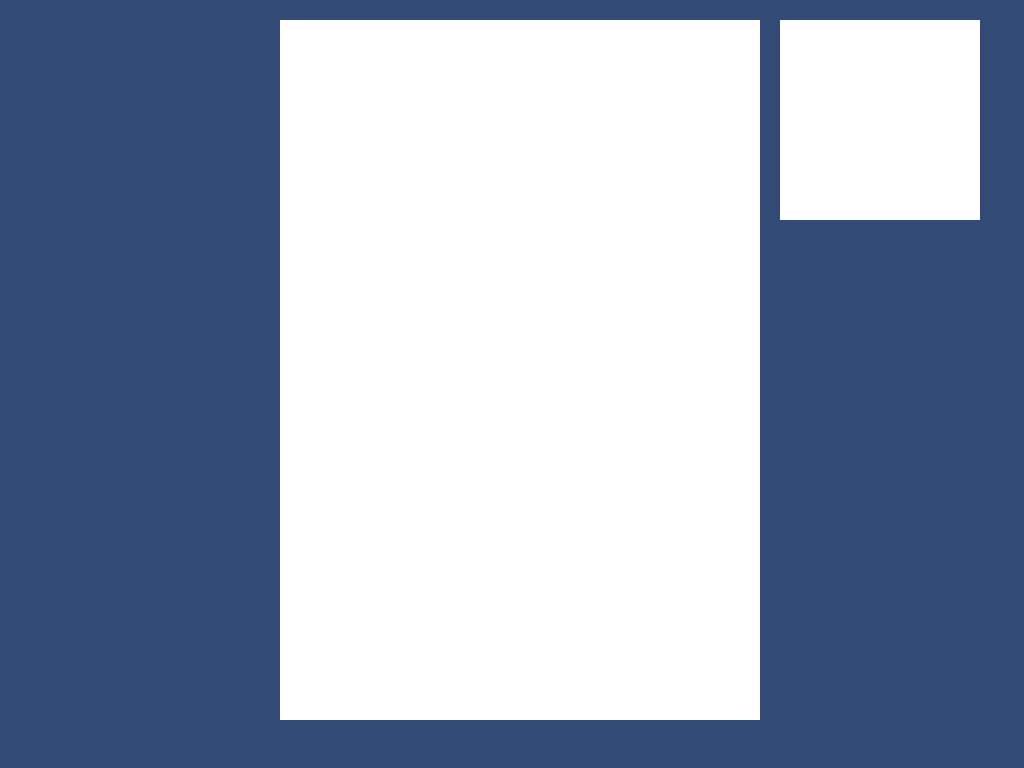
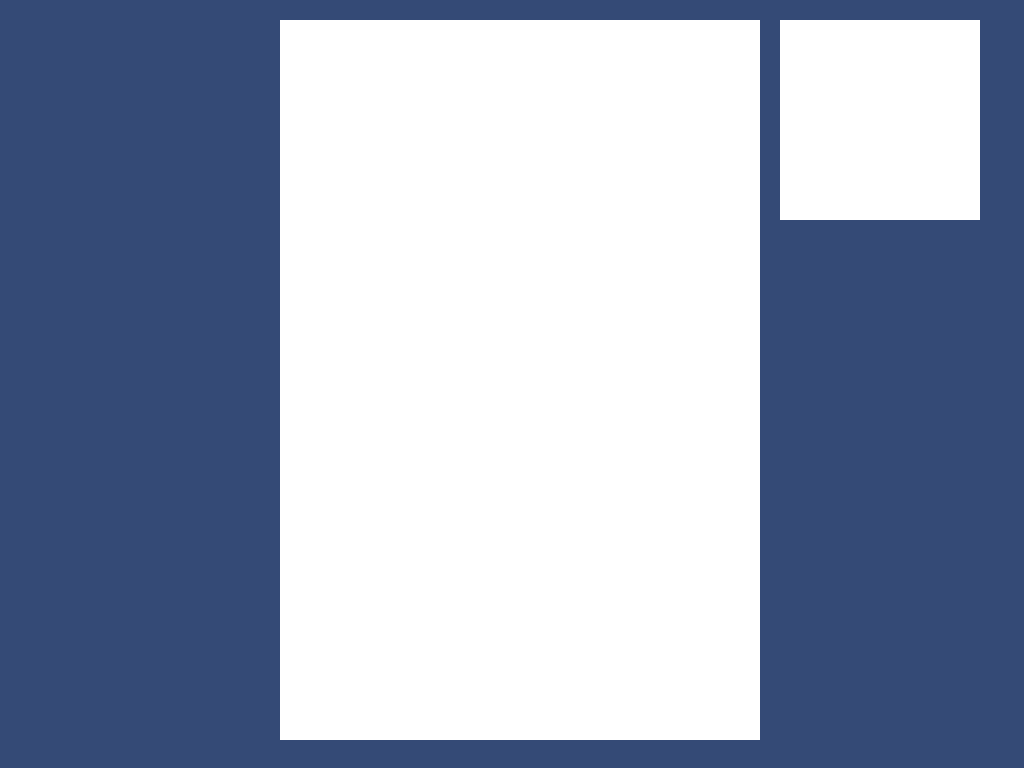
Layered file, before and after one edit (w=1024, h=768). Changes by layer:
painted on "Oberfläche" over [280, 720, 760, 740]
